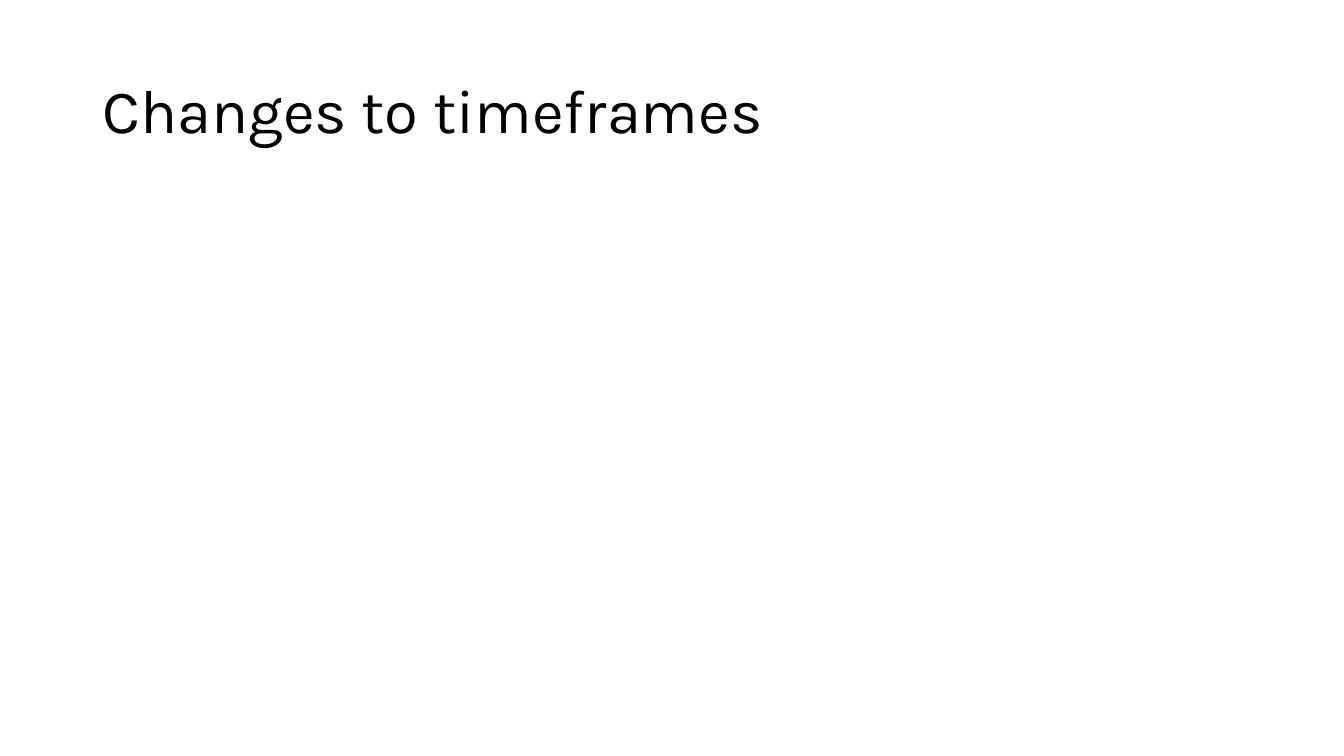
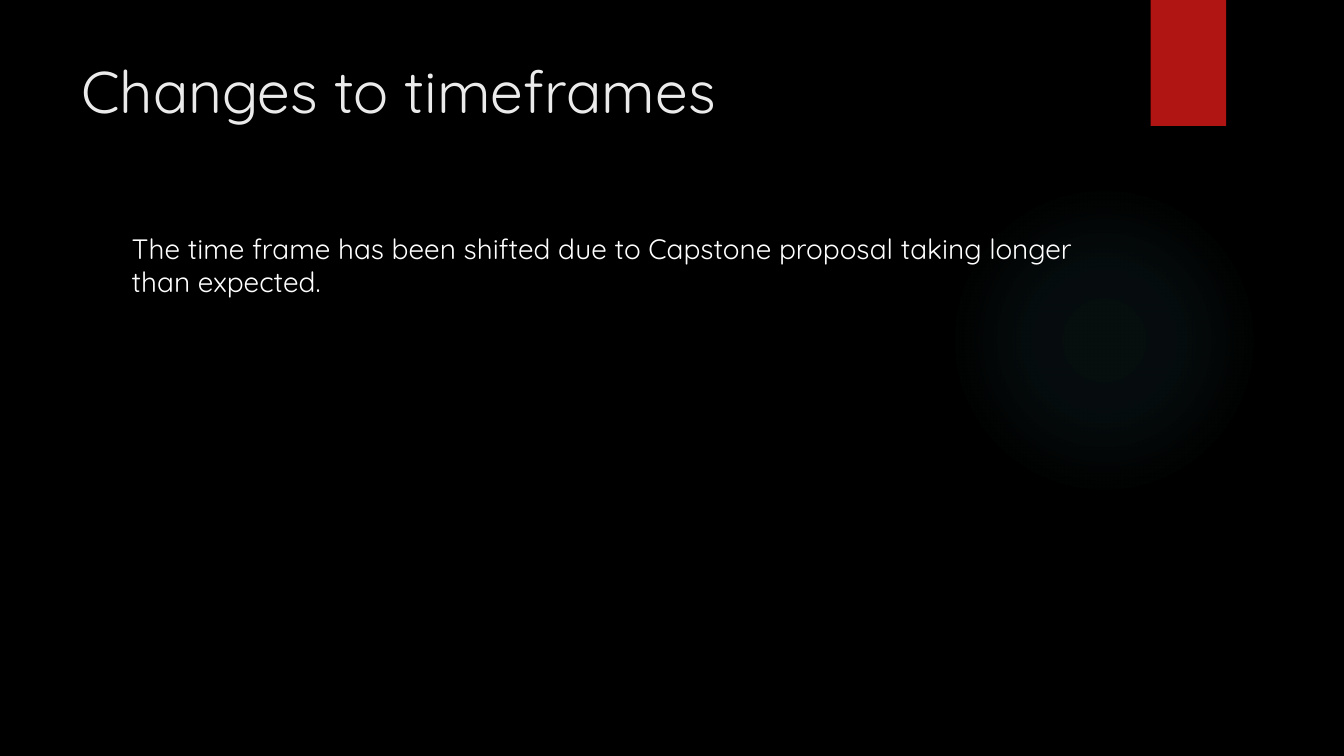
Before and after one commit to DavidSushames/BHB-Capstone, a slide deck: slide 7 of Mid Project Presentation.pptx (slide 6 before the commit). Drawn at 1344x756 pixels with LibreOffice and Linux fonts; fonts in the diff are those of the drawing; background and template pictures are left out. Boxes give left, top, right and bottom in pixels: in the first picture for what was removed or moved away, otherwise in the second. Text is boxed around its words. In the diff, an @@ line names an element or a change of style, - is before the commit and + after.

```diff
--- a/Mid Project Presentation.pptx
+++ b/Mid Project Presentation.pptx
@@ background #FFFFFF to picture (left out) @@
@@ rectangle added at (1150,0,1226,126), fill #B01513 @@
@@ title "Changes to timeframes": place and size @@
-title "Changes to timeframes" at (102,90,762,148)
+title "Changes to timeframes" at (81,69,716,125)
@@ title "Changes to timeframes" at (81,69,716,125): size 44 to 42 pt, font Karla to Quicksand, text colour #000000 to #EBEBEB; line spacing 0.9 to 1; vertical alignment middle to top @@
@@ ellipse added at (949,185,1259,495), fill gradient #50B9C1 @@
@@ text added at (132,238,1071,298), 20 pt, text #FFFFFF @@
+The time frame has been shifted due to Capstone proposal taking longer than expected.
```
Also in this commit, not shown: 5 other slides changed, 2 slides added, 8 other files.
